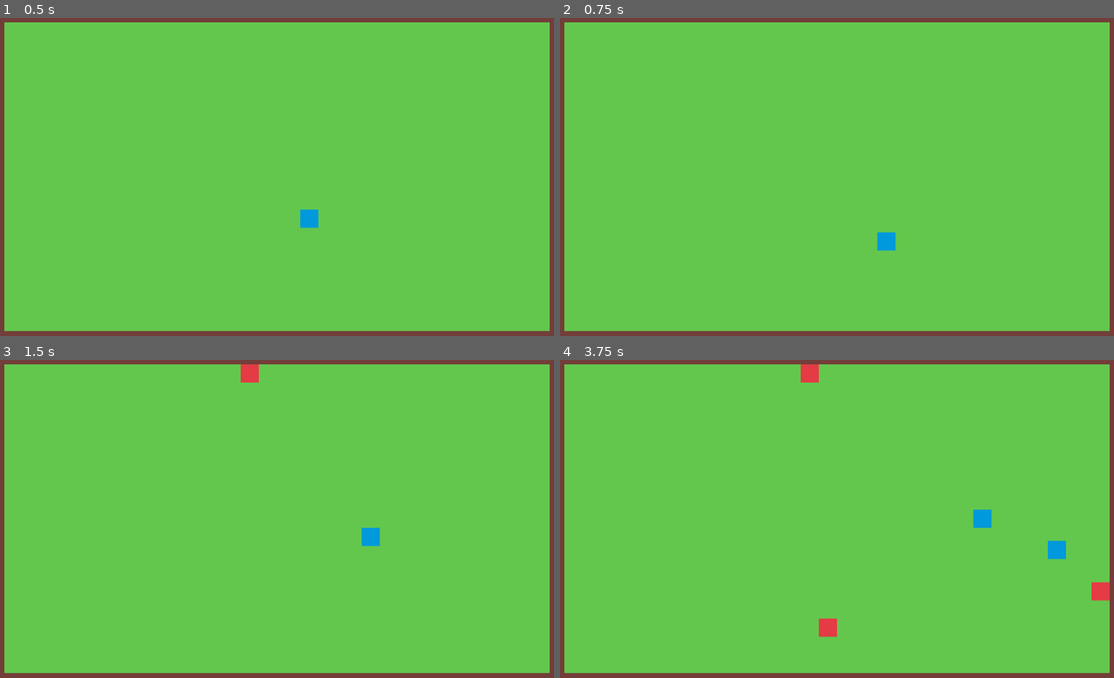
Above: before the commit, frames 1-4 (two rows, left to right).
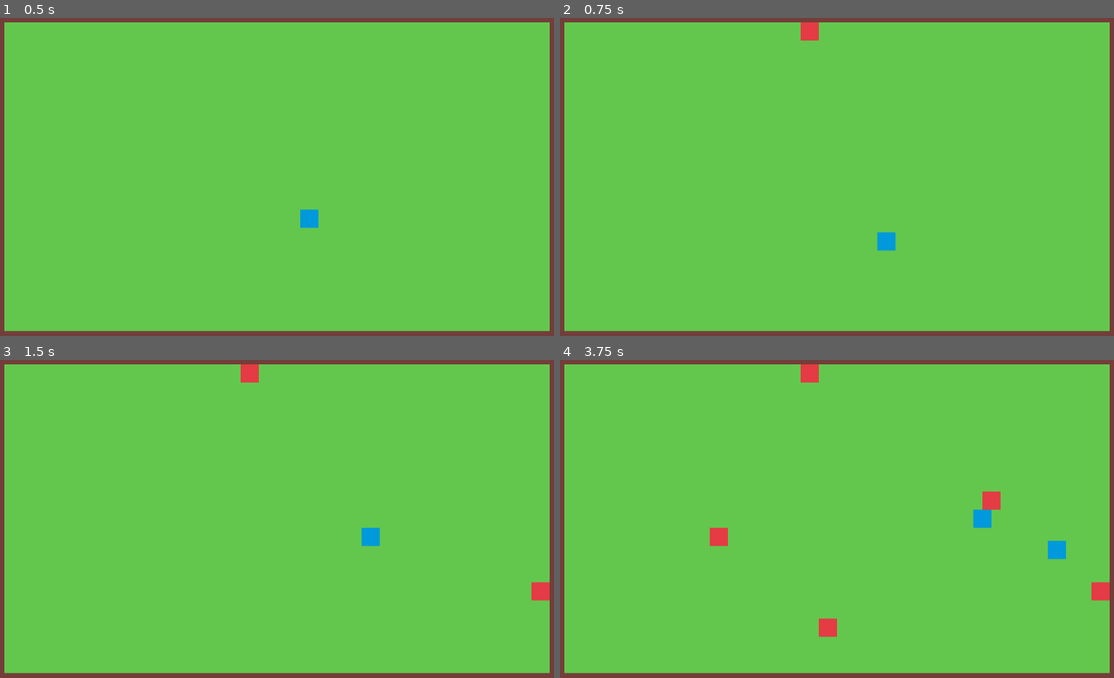
Above: after the commit, the same moments.

Repository: mariothedog/Natural-Selection
Game: Godot game, scene res://world/world.tscn
Same seed, same stepped clock (60 frames per second), same inputs: the game is played once before the commit and once after it.
Inputs:
- Up to frame 1 (0.5 s): no input
- Up to frame 2 (0.75 s): no input
- Up to frame 3 (1.5 s): no input
- Up to frame 4 (3.75 s): no input

Frame 1 is identical in both runs. In frame 2, 0.2% of the frame differs, in the area x 43-47%, y 1-8%; in frame 3, 0.2%; in frame 4, 0.4%, in the area x 27-80%, y 41-59%.

Commit message:
Increase food spawn rate

Diff:
--- a/src/world/world.tscn
+++ b/src/world/world.tscn
@@ -22,6 +22,7 @@
 position = Vector2( 512, 300 )
 
 [node name="SpawnFood" type="Timer" parent="."]
+wait_time = 0.75
 autostart = true
 [connection signal="baby_wanted" from="Organisms/BaseSpecies" to="." method="_on_Species_baby_wanted"]
 [connection signal="timeout" from="SpawnFood" to="." method="_on_SpawnFood_timeout"]
